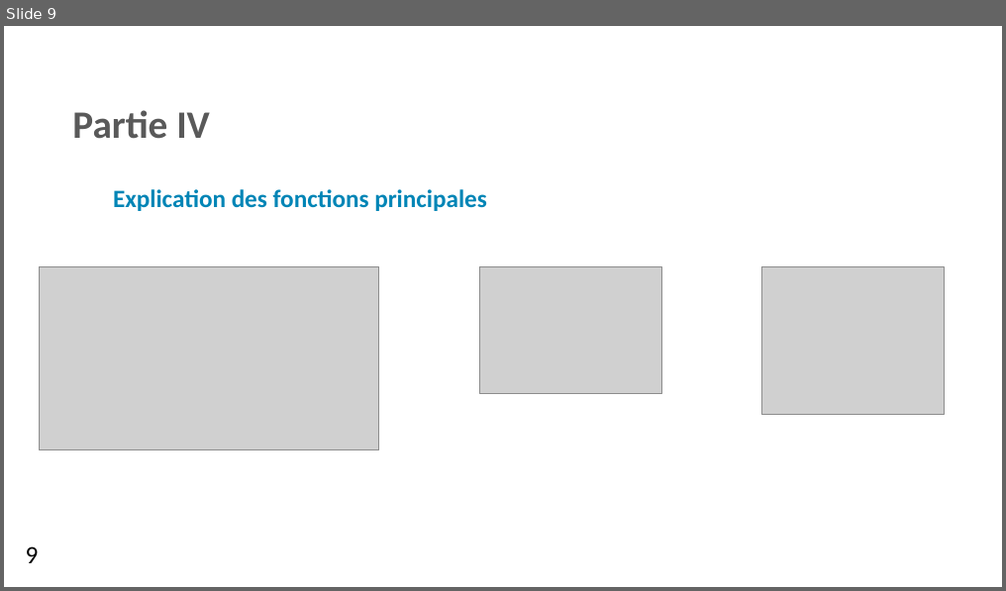
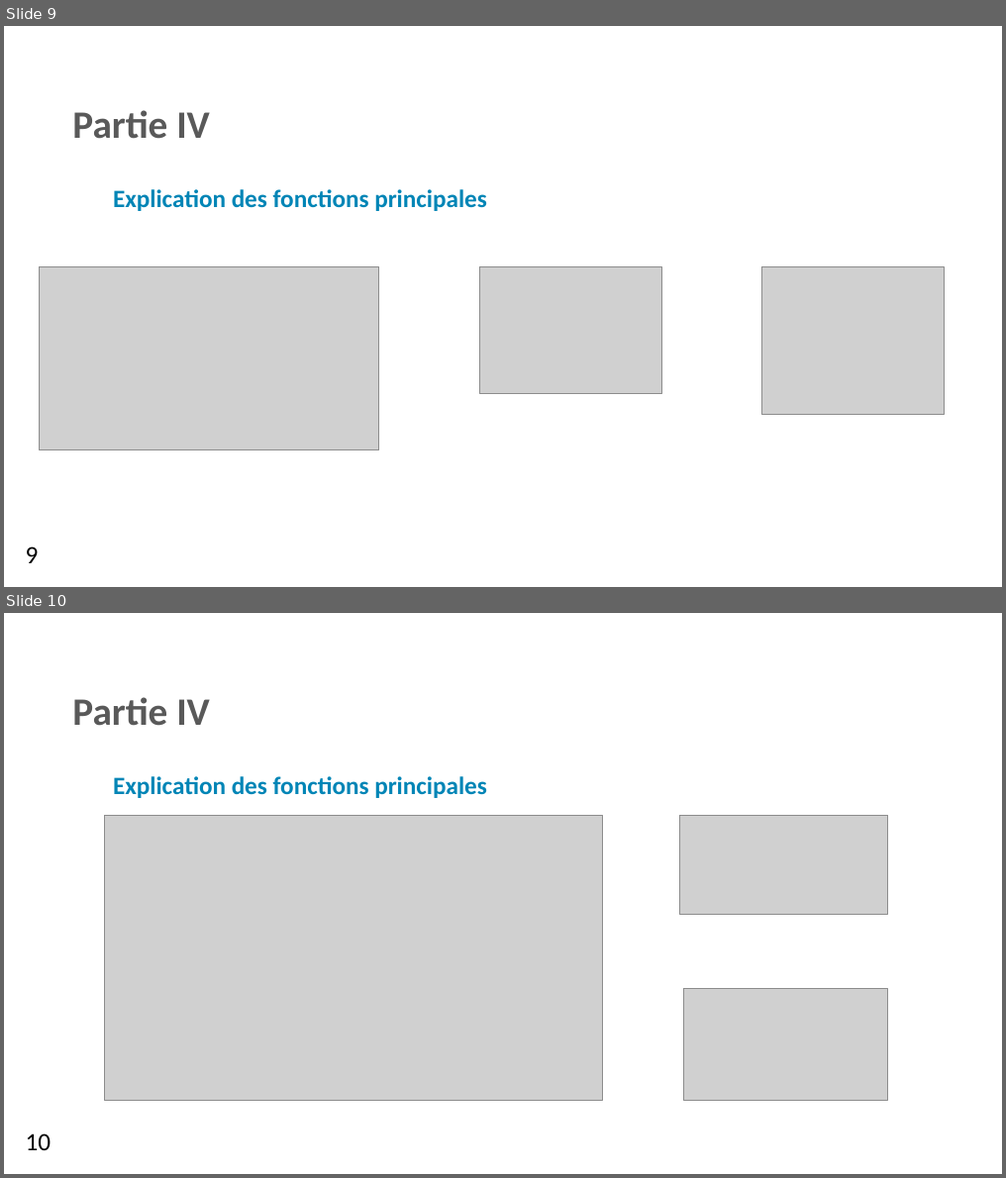
Before and after one commit to matmat201/Python_Project_M1, a slide deck: Présentation_Projet_Python.pptx. Shown one above the other, each under a label of ours: slide 9 before the commit, slides 9 and 10 after it. The pictures are 1006x591 and 1006x1178 pixels, drawn with LibreOffice and Linux fonts; fonts in the diff are those of the drawing; grey boxes stand for pictures; background and template pictures are left out. Boxes give left, top, right and bottom in pixels: in the first picture for what was removed or moved away, otherwise in the second. Text is boxed around its words. In the diff, an @@ line names an element or a change of style, - is before the commit and + after.

```diff
--- a/Présentation_Projet_Python.pptx
+++ b/Présentation_Projet_Python.pptx
@@ slide 10 added at bbox=[4, 613, 1002, 1174], background picture (left out) @@
@@ text added at bbox=[72, 697, 210, 726], 28 pt, text #595959, bold @@
+Partie IV
@@ text added at bbox=[113, 776, 487, 798], 18 pt, text #0085B6, bold @@
+Explication des fonctions principales
@@ picture added at bbox=[105, 816, 603, 1101] @@
@@ picture added at bbox=[680, 816, 888, 915] @@
@@ picture added at bbox=[683, 989, 888, 1100] @@
@@ text added at bbox=[26, 1134, 52, 1151], 18 pt, text #000000 @@
+10
```
Also in this commit, not shown: 3 slides changed.
